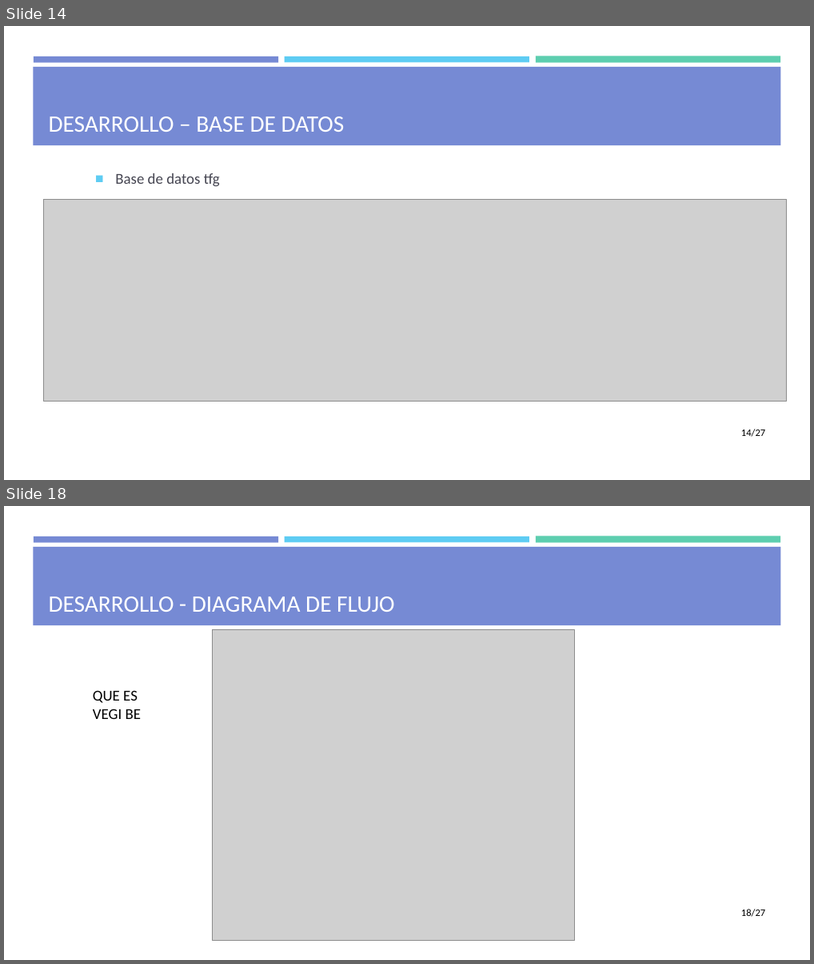
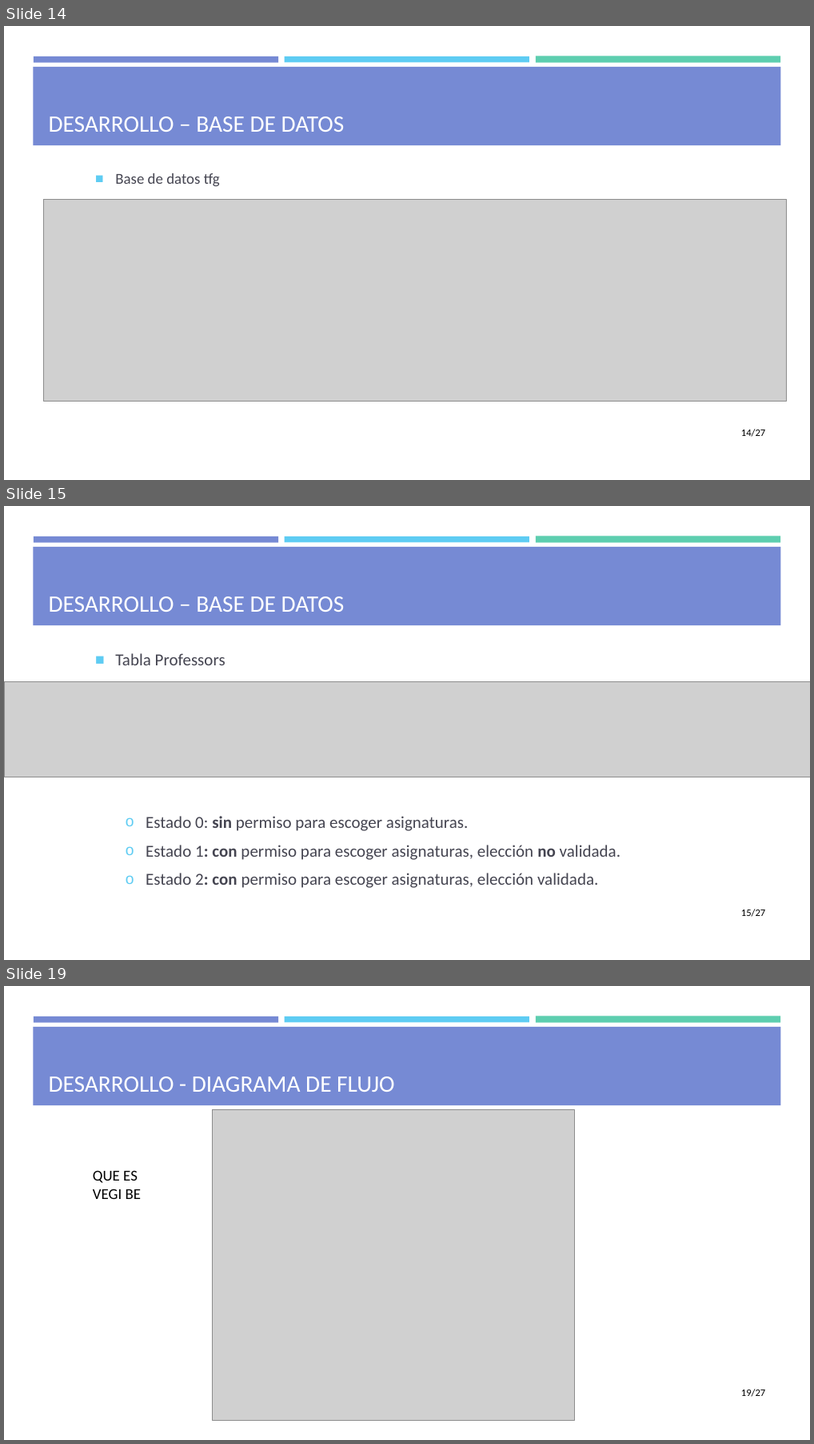
Before and after one commit to mdlunag/tfg, a slide deck: tfg_presentacio.pptx. Shown one above the other, each under a label of ours: slides 14 and 18 before the commit, slides 14, 15 and 19 after it; the slides between them are not shown. The pictures are 814x964 and 814x1444 pixels, drawn with LibreOffice and Linux fonts; fonts in the diff are those of the drawing; grey boxes stand for pictures. Boxes give left, top, right and bottom in pixels: in the first picture for what was removed or moved away, otherwise in the second. Text is boxed around its words. In the diff, an @@ line names an element or a change of style, - is before the commit and + after.

```diff
--- a/tfg_presentacio.pptx
+++ b/tfg_presentacio.pptx
@@ slide 15 added at (4,506,810,960), background #FFFFFF; not listed: 4 template elements that a slide beside it also shows @@
@@ title added at (49,596,345,612), 28 pt, text #FFFFFF @@
+DESARROLLO – BASE DE DATOS
@@ text added at (115,653,621,888), 20 pt, text #454551 @@
+■ Tabla Professors
+  o Estado 0: sin permiso para escoger asignaturas.
+  o Estado 1: con permiso para escoger asignaturas, elección no validada.
+  o Estado 2: con permiso para escoger asignaturas, elección validada.
@@ picture added at (4,682,810,777) @@
@@ page number added at (742,908,766,916), 12 pt, text #000000 @@
+15/27
@@ what was slide 18 is now slide 19 @@
@@ page number at (742,1388,766,1396): text changed @@
-18/27
+19/27
```
Also in this commit, not shown: 6 slides changed, 1 other slide added, 3 other files.
